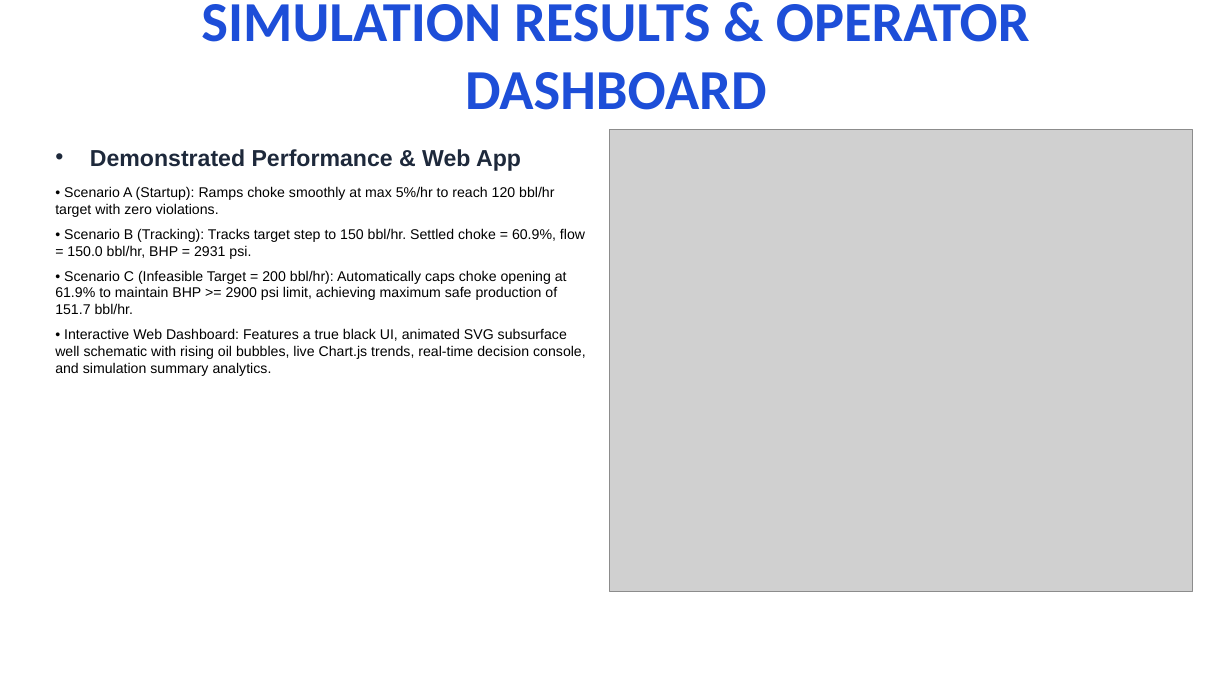
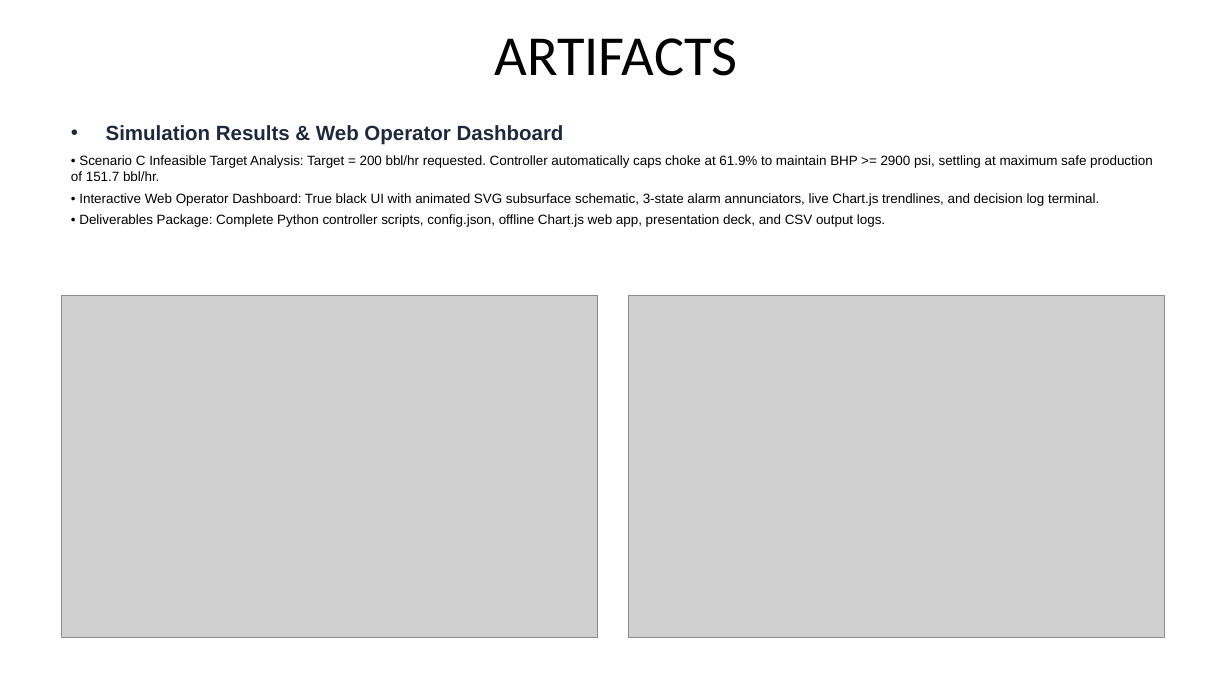
Before and after one commit to Gaurav0405/Autonomous-Choke-Controller, a slide deck: slide 5 of choke_controller_presentation_final.pptx. Drawn at 1232x693 pixels with LibreOffice and Linux fonts; fonts in the diff are those of the drawing; grey boxes stand for pictures. Boxes give left, top, right and bottom in pixels: in the first picture for what was removed or moved away, otherwise in the second. Text is boxed around its words. In the diff, an @@ line names an element or a change of style, - is before the commit and + after.

Commit message:
Update Slide 5 ARTIFACTS to Option A layout: top full-width text banner + side-by-side crisp images

```diff
--- a/choke_controller_presentation_final.pptx
+++ b/choke_controller_presentation_final.pptx
@@ title at bbox=[494, 38, 737, 76]: text changed; text colour #1D4ED8 to #000000; bold off @@
-SIMULATION RESULTS & OPERATOR DASHBOARD
+ARTIFACTS
@@ text at bbox=[71, 125, 1153, 227]: text changed; size 11 to 10.5 pt @@
-• Demonstrated Performance & Web App
-• Scenario A (Startup): Ramps choke smoothly at max 5%/hr to reach 120 bbl/hr target with zero violations.
-• Scenario B (Tracking): Tracks target step to 150 bbl/hr. Settled choke = 60.9%, flow = 150.0 bbl/hr, BHP = 2931 psi.
-• Scenario C (Infeasible Target = 200 bbl/hr): Automatically caps choke opening at 61.9% to maintain BHP >= 2900 psi limit, achieving maximum safe production of 151.7 bbl/hr.
-• Interactive Web Dashboard: Features a true black UI, animated SVG subsurface well schematic with rising oil bubbles, live Chart.js trends, real-time decision console, and simulation summary analytics.
+• Simulation Results & Web Operator Dashboard
+• Scenario C Infeasible Target Analysis: Target = 200 bbl/hr requested. Controller automatically caps choke at 61.9% to maintain BHP >= 2900 psi, settling at maximum safe production of 151.7 bbl/hr.
+• Interactive Web Operator Dashboard: True black UI with animated SVG subsurface schematic, 3-state alarm annunciators, live Chart.js trendlines, and decision log terminal.
+• Deliverables Package: Complete Python controller scripts, config.json, offline Chart.js web app, presentation deck, and CSV output logs.
@@ picture added at bbox=[62, 296, 598, 638] @@
@@ picture: place and size @@
-picture at bbox=[610, 129, 1192, 592]
+picture at bbox=[628, 296, 1165, 638]
```
Also in this commit, not shown: 5 other slides changed, 1 other file.
